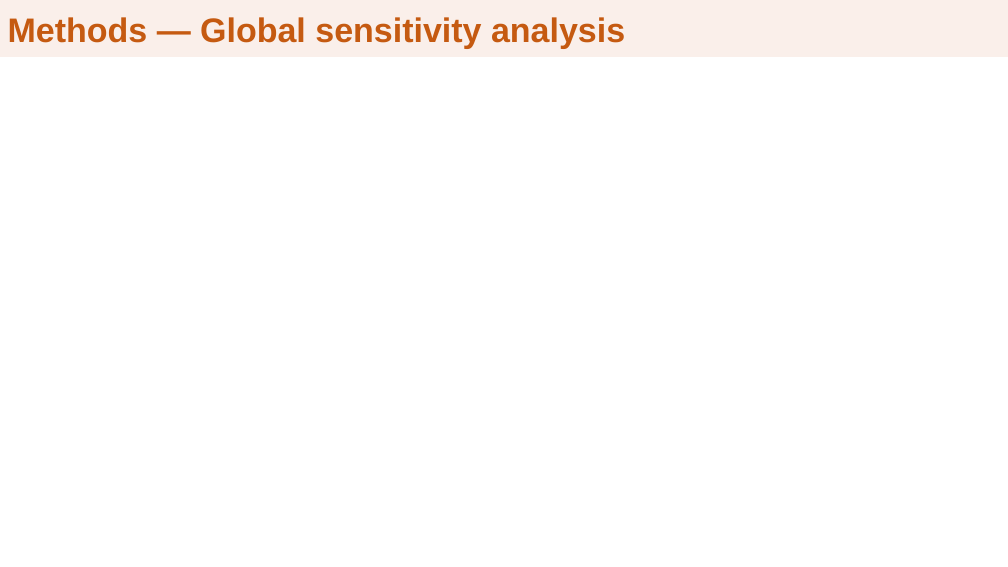
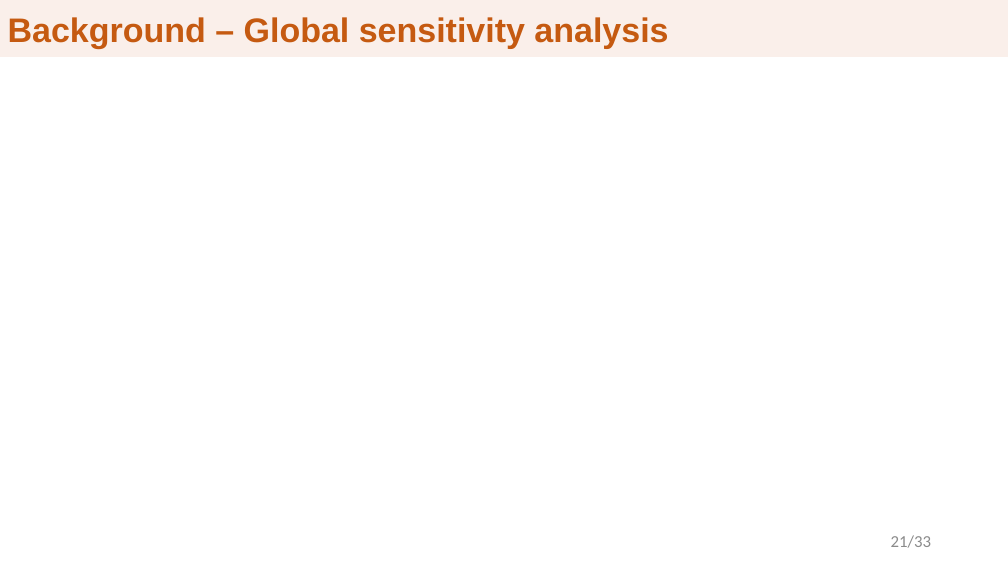
Before and after one commit to clemekay/preliminary-exam, a slide deck: slide 28 of Prelim_presentation.pptx (slide 7 before the commit). Drawn at 1008x567 pixels with LibreOffice and Linux fonts; fonts in the diff are those of the drawing; grey boxes stand for pictures; background and template pictures are left out. Boxes give left, top, right and bottom in pixels: in the first picture for what was removed or moved away, otherwise in the second. Text is boxed around its words. In the diff, an @@ line names an element or a change of style, - is before the commit and + after.

```diff
--- a/Prelim_presentation.pptx
+++ b/Prelim_presentation.pptx
@@ title "Background – Global sensitivity analysis": place and size @@
-title "Background – Global sensitivity analysis" at (0,0,875,56)
+title "Background – Global sensitivity analysis" at (0,0,996,56)
@@ title at (8,17,668,49): text changed @@
-Methods — Global sensitivity analysis
+Background – Global sensitivity analysis
@@ text added at (891,535,931,548), 16 pt, text #8C8C8C @@
+21/33
```
Also in this commit, not shown: 7 other slides changed, 42 slides added, 6 slides removed, 1 other file.
